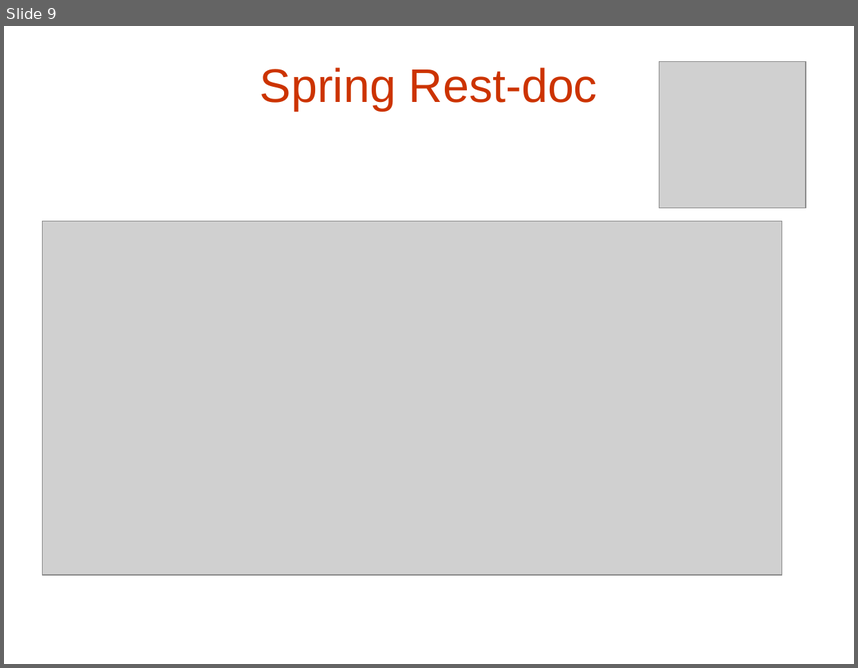
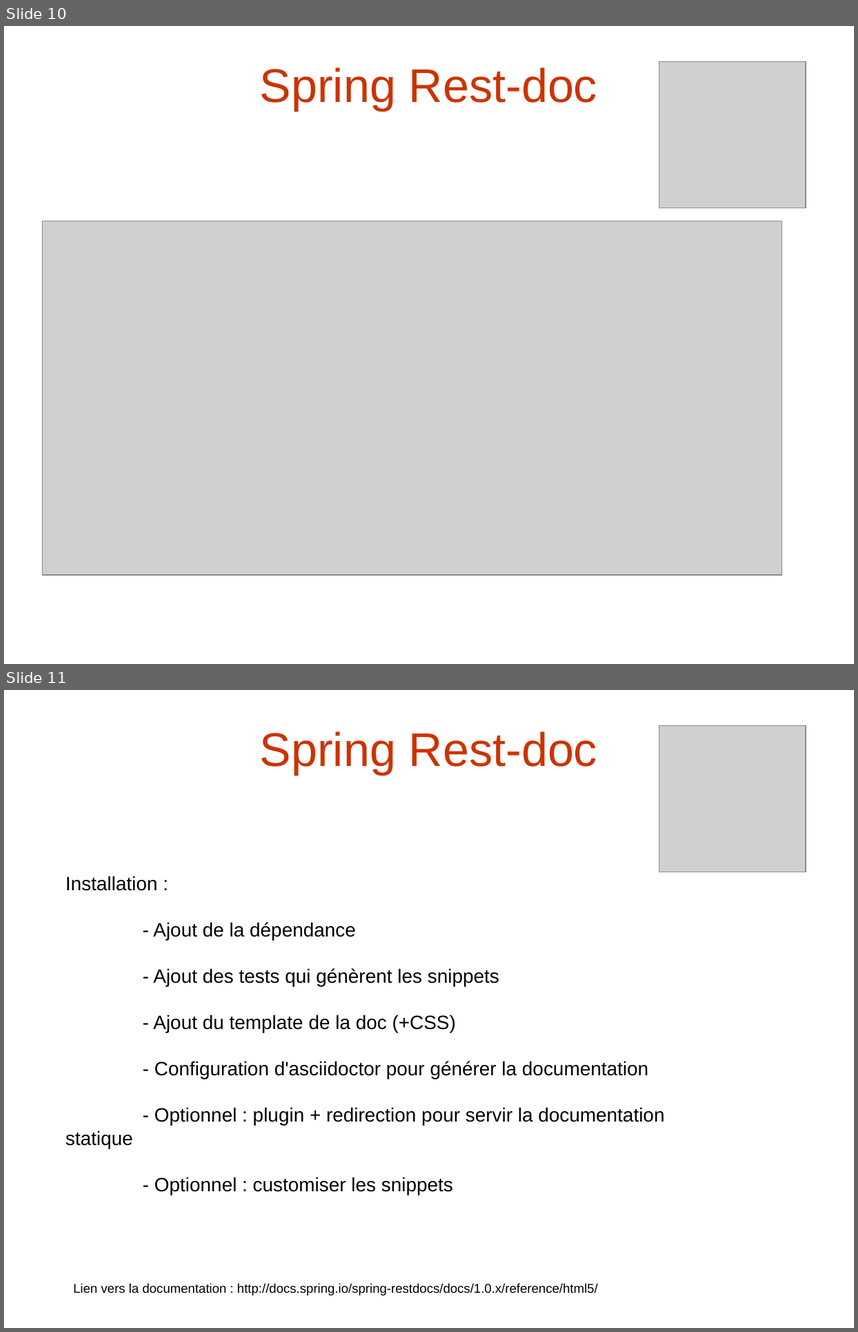
Before and after one commit to RDecreuse/btl-marketplace, a slide deck: src/main/resources/prez.pptx. Shown one above the other, each under a label of ours: slide 9 before the commit, slides 10 and 11 after it. The pictures are 858x668 and 858x1332 pixels, drawn with LibreOffice and Linux fonts; fonts in the diff are those of the drawing; grey boxes stand for pictures. Boxes give left, top, right and bottom in pixels: in the first picture for what was removed or moved away, otherwise in the second. Text is boxed around its words. In the diff, an @@ line names an element or a change of style, - is before the commit and + after.

Commit message:
Improve presentation

```diff
--- a/src/main/resources/prez.pptx
+++ b/src/main/resources/prez.pptx
@@ slide 11 added at bbox=[4, 690, 854, 1328], background #FFFFFF @@
@@ picture added at bbox=[660, 725, 806, 872] @@
@@ text added at bbox=[260, 731, 597, 775], 44 pt, text #CC3300 @@
+Spring Rest-doc
@@ text added at bbox=[65, 876, 664, 1194], 18 pt, text #000000 @@
+Installation :
+- Ajout de la dépendance
+- Ajout des tests qui génèrent les snippets
+- Ajout du template de la doc (+CSS)
+- Configuration d'asciidoctor pour générer la documentation
+- Optionnel : plugin + redirection pour servir la documentation statique
+- Optionnel : customiser les snippets
@@ text added at bbox=[73, 1283, 598, 1295], 12 pt, text #000000 @@
+Lien vers la documentation : http://docs.spring.io/spring-restdocs/docs/1.0.x/reference/html5/
@@ what was slide 9 is now slide 10 @@
```
Also in this commit, not shown: 1 slide changed, 2 other slides added.
